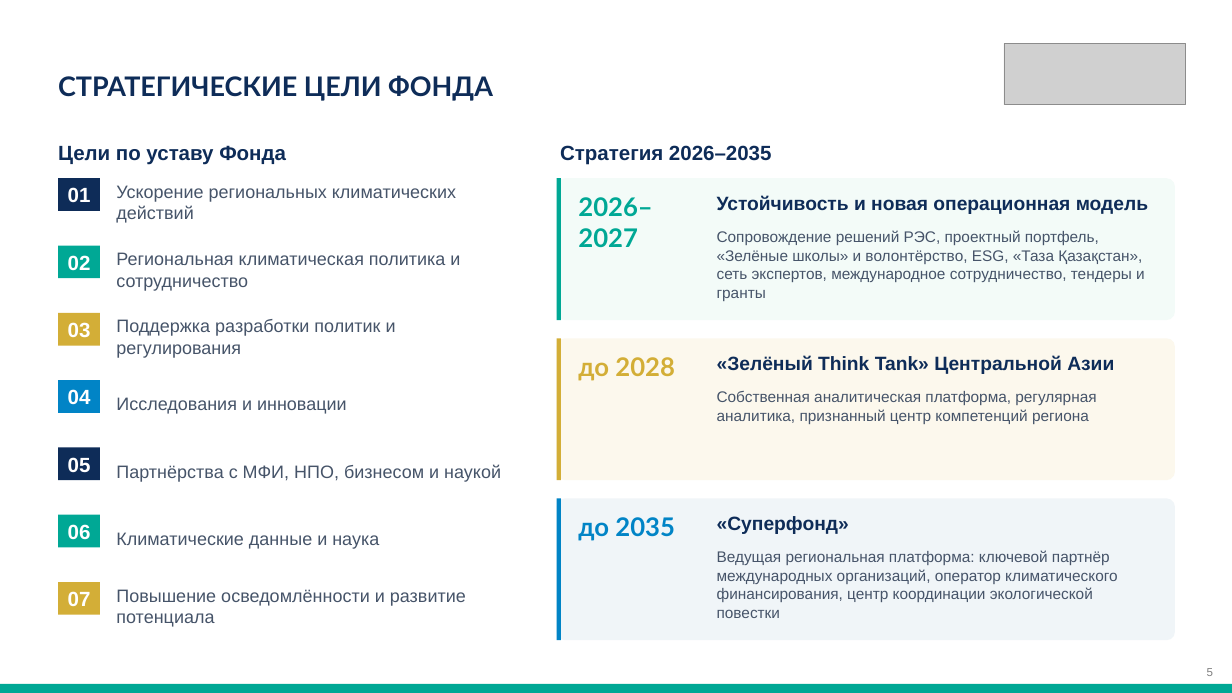
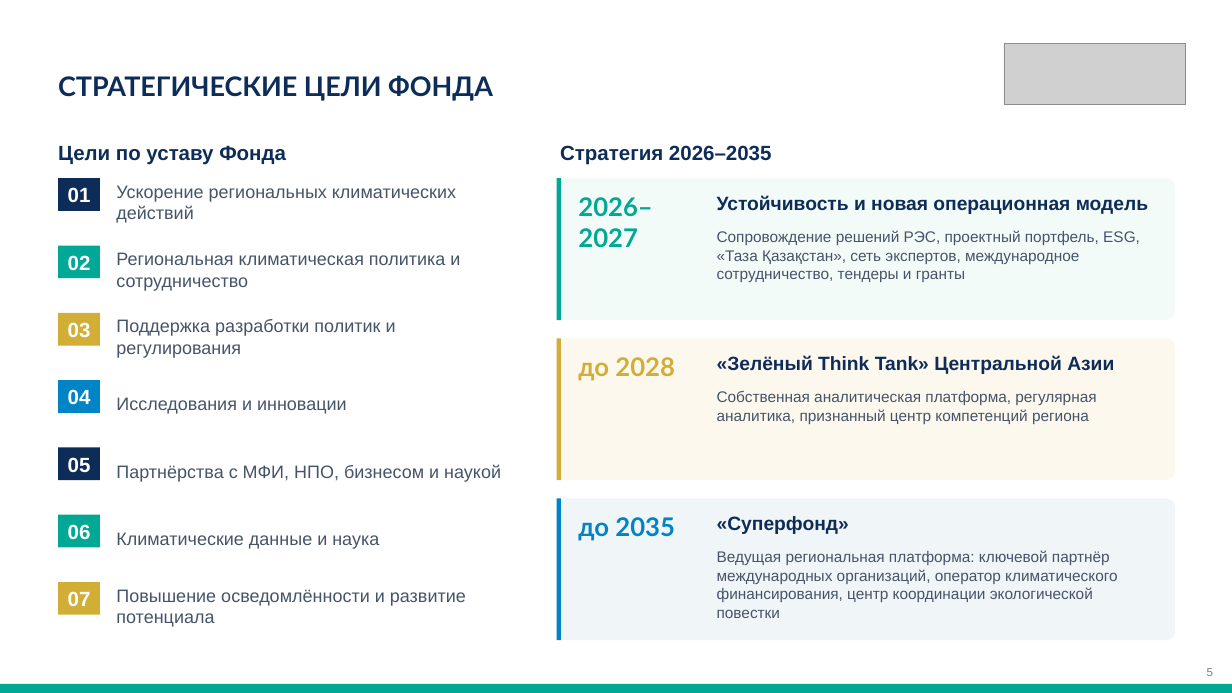
Before and after one commit to murat01042014/obsidian-vault, a slide deck: slide 5 of TAZA/_документы/Презентация для партнёров – ЦАКФ и Таза Қазақстан.pptx. Drawn at 1232x693 pixels with LibreOffice and Linux fonts; fonts in the diff are those of the drawing; grey boxes stand for pictures. Boxes give left, top, right and bottom in pixels: in the first picture for what was removed or moved away, otherwise in the second. Text is boxed around its words. In the diff, an @@ line names an element or a change of style, - is before the commit and + after.

```diff
--- a/TAZA/_документы/Презентация для партнёров – ЦАКФ и Таза Қазақстан.pptx
+++ b/TAZA/_документы/Презентация для партнёров – ЦАКФ и Таза Қазақстан.pptx
@@ text at (717, 230, 1140, 282): text changed @@
-Сопровождение решений РЭС, проектный портфель, «Зелёные школы» и волонтёрство, ESG, «Таза Қазақстан», сеть экспертов, международное сотрудничество, тендеры и гранты
+Сопровождение решений РЭС, проектный портфель, ESG, «Таза Қазақстан», сеть экспертов, международное сотрудничество, тендеры и гранты
```
Also in this commit, not shown: 3 other slides changed, 1 other file.
